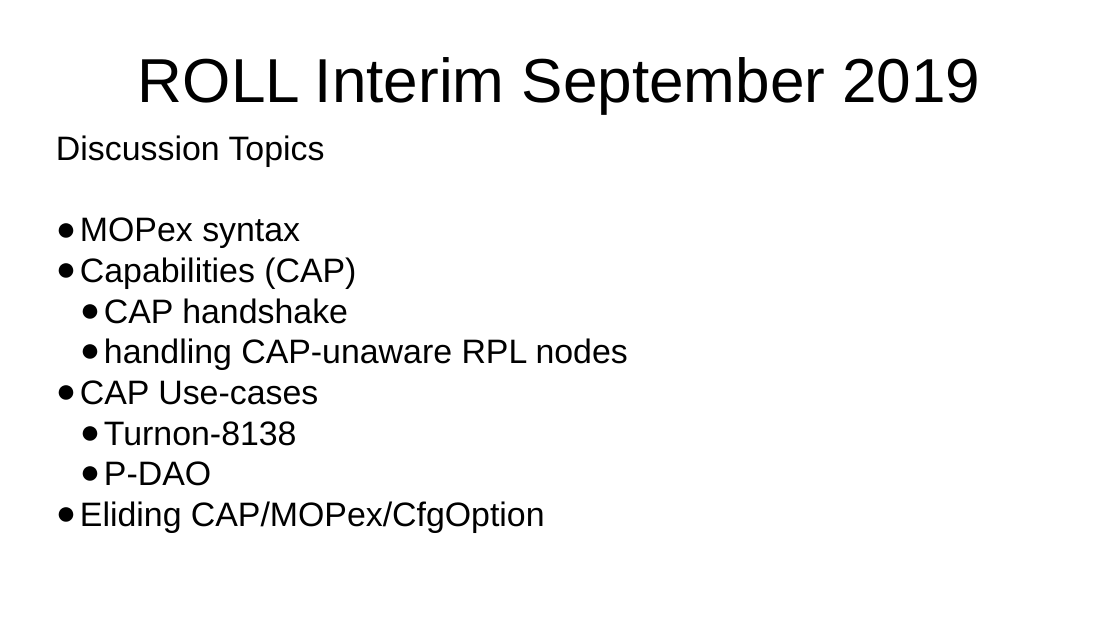
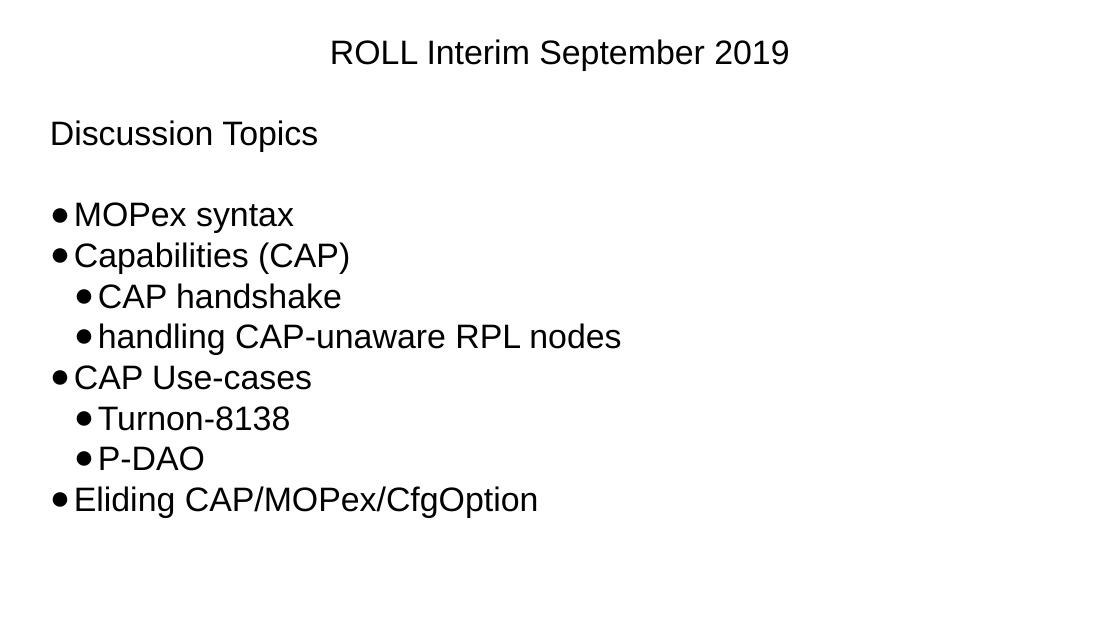
Before and after one commit to roll-wg/ROLL-Interim-Meeting, a slide deck: slide 2 of ROLL-Interim.odp (slide 3 before the commit). Drawn at 1120x630 pixels with LibreOffice and Linux fonts; fonts in the diff are those of the drawing. Boxes give left, top, right and bottom in pixels: in the first picture for what was removed or moved away, otherwise in the second. Text is boxed around its words. In the diff, an @@ line names an element or a change of style, - is before the commit and + after.

```diff
--- a/ROLL-Interim.odp
+++ b/ROLL-Interim.odp
@@ text "ROLL Interim September 2019" at [330,39,789,71]: size 44 to 24 pt @@
@@ text "Discussion Topics": place and size @@
-text "Discussion Topics" at [56,135,628,533]
+text "Discussion Topics" at [50,120,621,518]
```
Also in this commit, not shown: 2 other slides changed, 1 slide removed, 1 other file.
